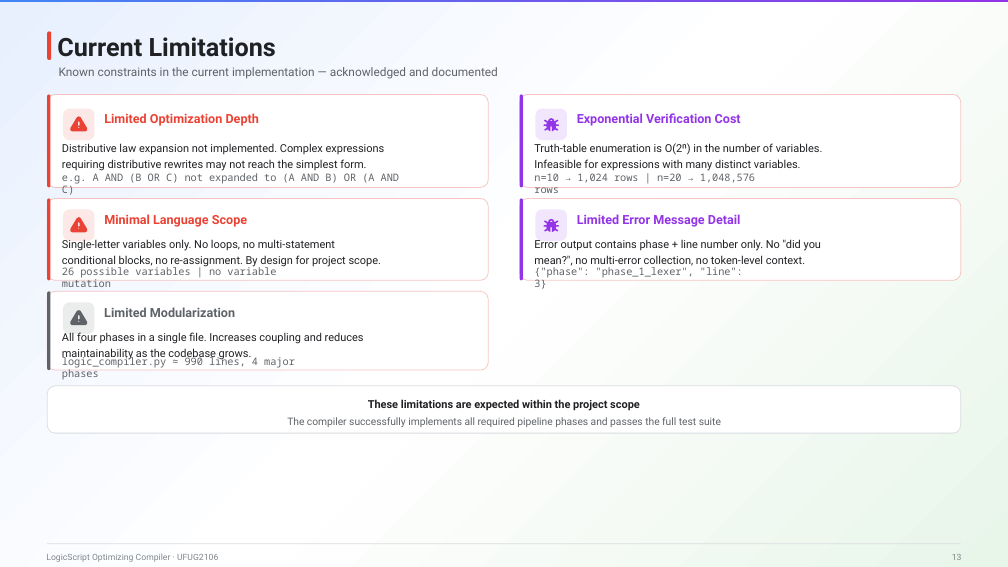
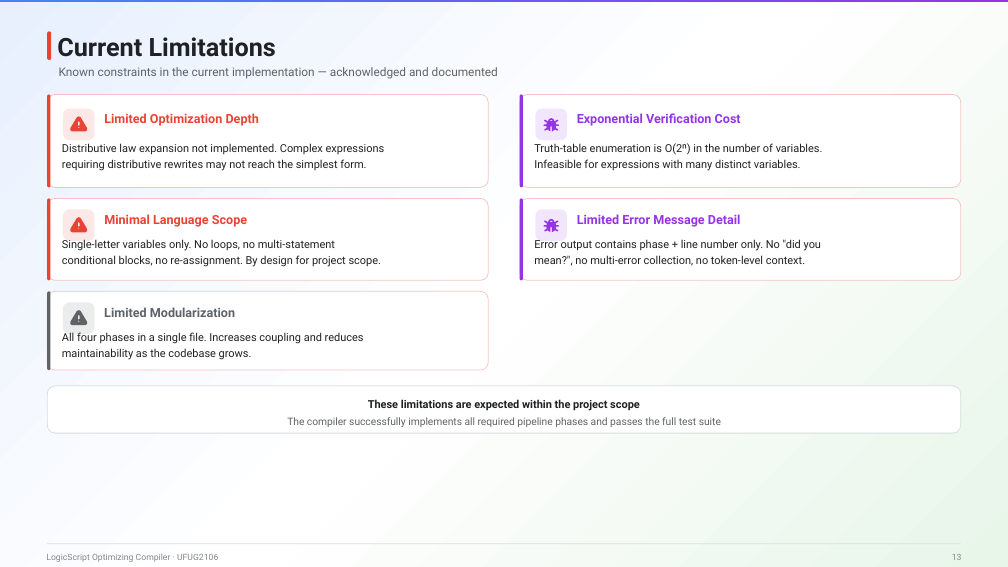
Before and after one commit to KA1SEN-KK/The-LogicScript-Optimizing-Compiler, a slide deck: slide 14 of pre/logicscript-compiler_pre.pptx. Drawn at 1008x567 pixels with LibreOffice and Linux fonts; fonts in the diff are those of the drawing. Boxes give left, top, right and bottom in pixels: in the first picture for what was removed or moved away, otherwise in the second. Text is boxed around its words. In the diff, an @@ line names an element or a change of style, - is before the commit and + after.

```diff
--- a/pre/logicscript-compiler_pre.pptx
+++ b/pre/logicscript-compiler_pre.pptx
@@ text removed at (62, 173, 399, 195) @@
-e.g. A AND (B OR C) not expanded to (A AND B) OR (A AND C)
@@ text removed at (534, 173, 755, 193) @@
-n=10 → 1,024 rows | n=20 → 1,048,576 rows
@@ text removed at (62, 266, 276, 287) @@
-26 possible variables | no variable mutation
@@ text removed at (534, 267, 743, 289) @@
-{"phase": "phase_1_lexer", "line": 3}
@@ text removed at (62, 355, 295, 379) @@
-logic_compiler.py ≈ 990 lines, 4 major phases
```
Also in this commit, not shown: 4 other slides changed, 2 other files.
